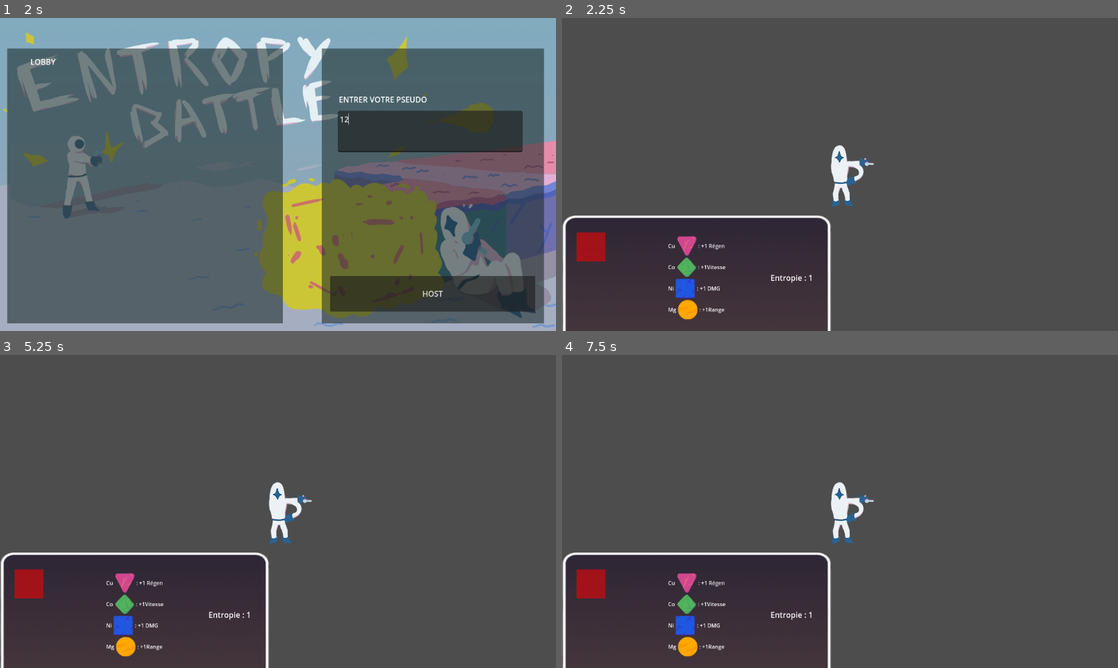
Above: before the commit, frames 1-4 (two rows, left to right).
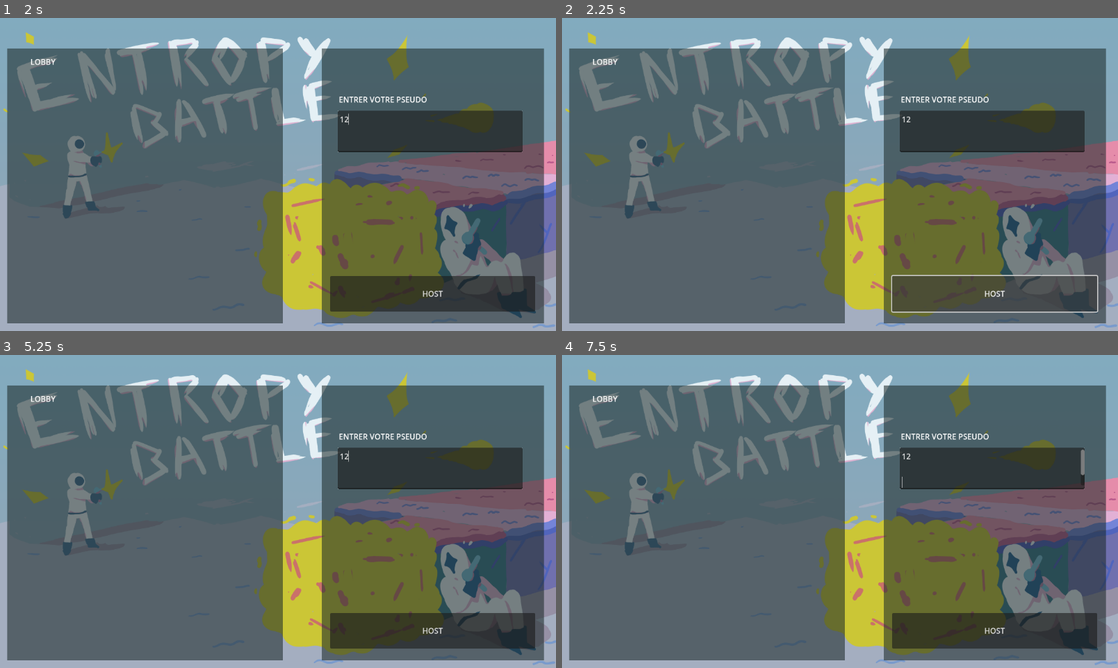
Above: after the commit, the same moments.

Repository: ParisRomane/Scientific_game_jam
Game: Godot game, scene res://scenes/concrete_scenes/entropy_battle.tscn
The game is run twice, just before and just after one commit, with the same random seed, the same clock (stepped at 60 frames per second) and the same inputs.
Inputs (mouse positions are in pixels of both pictures, inside the frame that each line leads up to):
- Up to frame 1 (2 s): click "START" at 0.5 s; click (428, 130) at 1.27 s; type "12" at 1.35 s
- Up to frame 2 (2.25 s): click "HOST" at 2 s
- Up to frame 3 (5.25 s): move the mouse to (400, 495) at 2.77 s; press the mouse at (400, 495) at 2.78 s; hold Right (ui_right) 2.78-3.53 s; move the mouse to (166, 527) at 3.52 s; release the mouse at (166, 527) at 3.53 s; hold Down (ui_down) 3.53-4.28 s; click (166, 527) at 3.6 s; move the mouse to (333, 442) at 4.27 s; press the mouse at (333, 442) at 4.28 s; hold Right (ui_right) 4.28-5.03 s; move the mouse to (250, 574) at 5.02 s; release the mouse at (250, 574) at 5.03 s; hold Up (ui_up) from 5.03 s (still down); click (250, 574) at 5.1 s
- Up to frame 4 (7.5 s): tap Enter at 5.75, 7.25 s; move the mouse to (1006, 558) at 5.77 s; release Up (ui_up) at 5.78 s; press the mouse at (1006, 558) at 5.78 s; hold Left (ui_left) 5.78-7.28 s; tap Space (ui_select) at 6.02, 6.5, 6.77 s; move the mouse to (673, 464) at 6.52 s; release the mouse at (673, 464) at 6.53 s; click (673, 464) at 6.6 s; move the mouse to (867, 511) at 7.27 s; press the mouse at (867, 511) at 7.28 s; hold Down (ui_down) from 7.28 s (still down)

Frame 1 is identical in both runs. In frame 2, 93% of the frame differs, in the area x 0-100%, y 0-100%; in frame 3, 96%; in frame 4, 96%.
Error after the commit: Invalid assignment of property or key 'is_player' with value of type 'bool' on a base object of type 'null instance'. (res://scripts/lobby.gd:107)

Commit message:
add server

Diff:
--- a/scenes/concrete_scenes/4_players_map.tscn
+++ b/scenes/concrete_scenes/4_players_map.tscn
@@ -16,11 +16,9 @@
 z_index = 1
 y_sort_enabled = true
 position = Vector2(300, 4260)
-collision_layer = 128
 
 [node name="Player_2" parent="." instance=ExtResource("1_2djfp")]
 position = Vector2(673.522, 1261.83)
-collision_layer = 128
 
 [node name="TileMap" parent="." instance=ExtResource("1_ou0rn")]
 layer_0/tile_data = PackedInt32Array(65536, 458753, 1, 131072, 458753, 1, 196608, 458753, 1, 262144, 458753, 1, 327680, …(27429 unchanged characters)…
--- a/scenes/concrete_scenes/game.tscn
+++ b/scenes/concrete_scenes/game.tscn
@@ -7,10 +7,7 @@
 [node name="Game" type="Node2D"]
 script = ExtResource("1_shv7s")
 
-[node name="Level" parent="." instance=ExtResource("2_ir72v")]
-
-[node name="LevelSpawner" type="MultiplayerSpawner" parent="."]
-spawn_limit = 4
+[node name="Map" parent="." instance=ExtResource("2_ir72v")]
 
 [node name="CanvasLayer" type="CanvasLayer" parent="."]
 
--- a/scripts/game.gd
+++ b/scripts/game.gd
@@ -1,91 +1,45 @@
 extends Node
 
-signal connected      # Connected to server
-signal disconnected   # Disconnected from server
-signal error          # Error with connection to server
-var _status: int = 0
-var _stream: StreamPeerTCP = StreamPeerTCP.new()
-var player = "Player_0"
+var udp := PacketPeerUDP.new()
+var connected = false
+var player = "player_0"
+var data = ""
+
+func connect_ui_to_player(player):
+	get_node("Map/"+player).connect.call_deferred("send", send_update)
+	get_node("CanvasLayer/1").connect.call_deferred("update_stat",get_node("Map/"+player).change_setting)
+	get_node("Map/"+player).connect.call_deferred("player_update_pv",get_node("CanvasLayer/1").change_hp)
+	get_node("Map/"+player).connect.call_deferred("add_element",get_node("CanvasLayer/1"). add_element)
+	pass
+
+func _ready():
+	udp.connect_to_host("127.0.0.1", 4435)
 
 
-func connect_ui_to_player(player):
-	print("Level/"+player)
-	get_node("Level/"+player).connect.call_deferred("send", send_update)
-	get_node("CanvasLayer/1").connect.call_deferred("update_stat",get_node("Level/"+player).change_setting)
-	get_node("Level/"+player).connect.call_deferred("player_update_pv",get_node("CanvasLayer/1").change_hp)
-	get_node("Level/"+player).connect.call_deferred("add_element",get_node("CanvasLayer/1"). add_element)
-	pass
+func _process(delta):
+	for i in range (udp.get_available_packet_count()) :
+		data = udp.get_packet()
+		data = data.get_string_from_utf8()
+		connected = true
+		var info = JSON.parse_string(data.replace("'",'"'))
+		if (info != null) :
+			update_data(info)
+		else :
+			print(data)
 
 
-# Called when the node enters the scene tree for the first time.
-func _ready():
-	_status = _stream.get_status()
-	print(_status)
-	connect_to_server("127.0.0.1",4435)
-	pass # Replace with function body.
-
-
-
-func _process(delta: float) -> void:
-	_stream.poll()
-	var new_status: int = _stream.get_status()
-	if new_status != _status:
-		_status = new_status
-		match _status:
-			_stream.STATUS_NONE:
-				print("Disconnected from host.")
-				emit_signal("disconnected")
-			_stream.STATUS_CONNECTING:
-				print("Connecting to host.")
-			_stream.STATUS_CONNECTED:
-				print("Connected to host.")
-				emit_signal("connected")
-			_stream.STATUS_ERROR:
-				print("Error with socket stream.")
-				emit_signal("error")
-	#recive data
-	if _status == _stream.STATUS_CONNECTED:
-		var available_bytes: int = _stream.get_available_bytes()
-		if available_bytes > 0:
-			var data: Array = _stream.get_partial_data(available_bytes)
-			# Check for read error.
-			if data[0] != OK:
-				print("Error getting data from stream: ", data[0])
-				emit_signal("error")
-			else:
-				var info = data[1].get_string_from_utf8()
-				update_data(JSON.parse_string(info.replace("'",'"')))
-
-	#send data
-
-
-
-func connect_to_server(host: String, port: int) -> void:
-	print("Connecting to %s:%d" % [host, port])
-	# Reset status so we can tell if it changes to error again.
-	_status = _stream.STATUS_NONE
-	if _stream.connect_to_host(host, port) != OK:
-		print("Error connecting to host.")
-		emit_signal("error")
-
-func send(sdata: String) -> bool:
-	var data = sdata.to_utf8_buffer()
-	if _status != _stream.STATUS_CONNECTED:
-		print("Error: Stream is not currently connected.")
-		return false
-	var error: int = _stream.put_data(data)
-	if error != OK:
-		print("Error writing to stream: ", error)
-		return false
-	return true
+func send(data: String):
+	udp.put_packet(data.to_utf8_buffer())
 
 func update_data(datas):
 	if (datas != null):
 		for data in datas :
 			if ( data['name'] != player ):
-				get_node("Level/"+data['name']).change_setting(data['stat'])
-				get_node("Level/"+data['name']).position = Vector2(data['position'][0],data['position'][1])
-				get_node("Level/"+data['name']).pv = data['pv']
+				#get_node("Map/"+data['name']).change_setting(data['stat'])
+				var position = Vector2(data['position'][0],data['position'][1])
+				if (position != get_node("Map/"+data['name']).position ):
+					get_node("Map/"+data['name']).position = position
+				#get_node("Map/"+data['name']).pv = data['pv']
 
 func send_update(position, pv, stat_speed, stat_damage, stat_regen, stat_range, name  ):
 	var data = {"name"= name, "position" = [position.x, position.y], "pv" = pv , "stat" = [ stat_speed, stat_damage, stat_regen, stat_range]}
Not shown: 1 places in scenes/objects/player.tscn that only renumber resources
